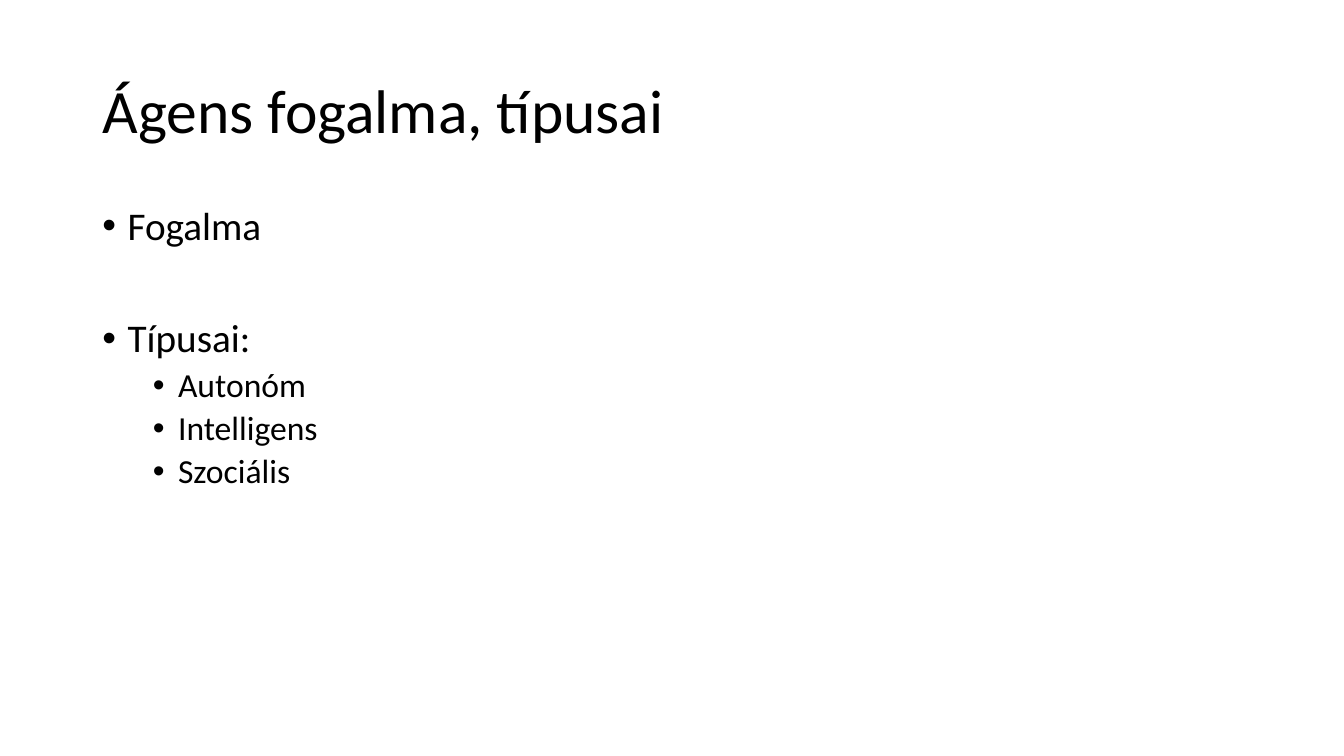
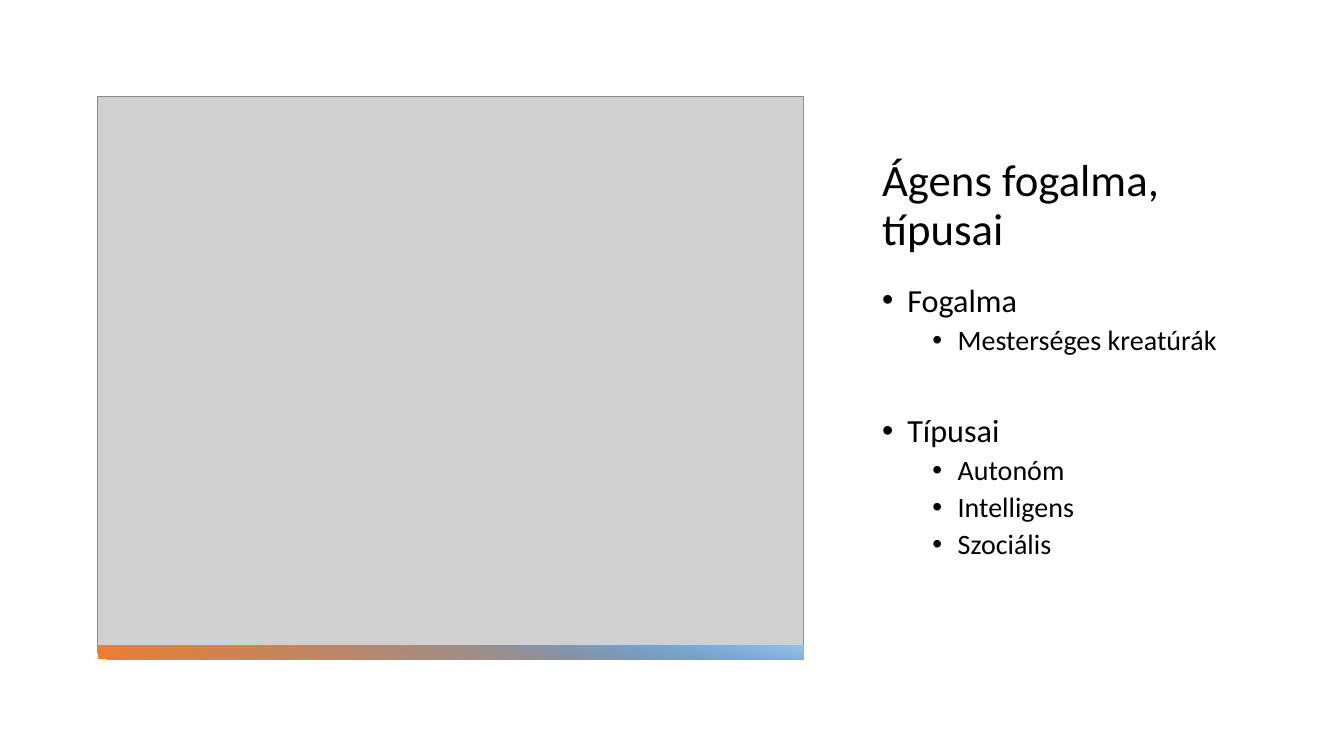
Before and after one commit to peterdaviid/ai-ppt, a slide deck: slide 7 of ai ppt.pptx (slide 6 before the commit). Drawn at 1344x756 pixels with LibreOffice and Linux fonts; fonts in the diff are those of the drawing; grey boxes stand for pictures. Boxes give left, top, right and bottom in pixels: in the first picture for what was removed or moved away, otherwise in the second. Text is boxed around its words. In the diff, an @@ line names an element or a change of style, - is before the commit and + after.

```diff
--- a/ai ppt.pptx
+++ b/ai ppt.pptx
@@ title "Ágens fogalma, típusai": place and size @@
-title "Ágens fogalma, típusai" at <box>102,82,664,144</box>
+title "Ágens fogalma, típusai" at <box>882,159,1159,253</box>
@@ title "Ágens fogalma, típusai" at <box>882,159,1159,253</box>: size 44 to 32 pt; vertical alignment middle to bottom @@
@@ picture added at <box>98,97,805,653</box> @@
@@ text "Fogalma": place and size @@
-text "Fogalma" at <box>128,212,318,484</box>
+text "Fogalma" at <box>907,289,1217,555</box>
@@ text at <box>907,289,1074,555</box>: size 28 to 23 pt in "Fogalma"; size 24 to 20 pt in "Autonóm", "Intelligens", "Szociális" @@
@@ text at <box>907,330,1217,448</box>: text changed; size 28 to 20 pt @@
-• Típusai:
+  • Mesterséges kreatúrák
+• Típusai
@@ rectangle added at <box>97,646,804,659</box>, fill gradient #ED7D31 to #5B9BD5 @@
@@ rectangle added at <box>461,646,804,659</box>, fill gradient #5B9BD5 to #9DC3E6 @@
```
Also in this commit, not shown: 8 other slides changed, 3 slides added, 2 slides removed.
